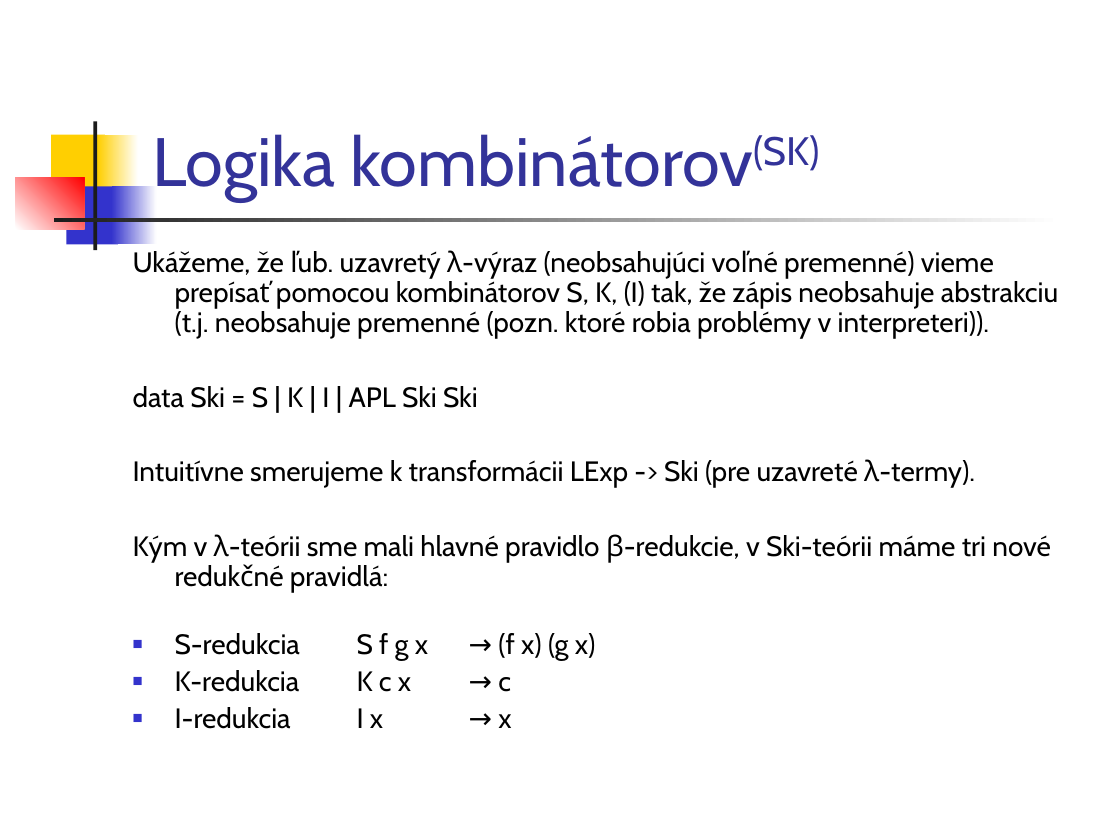
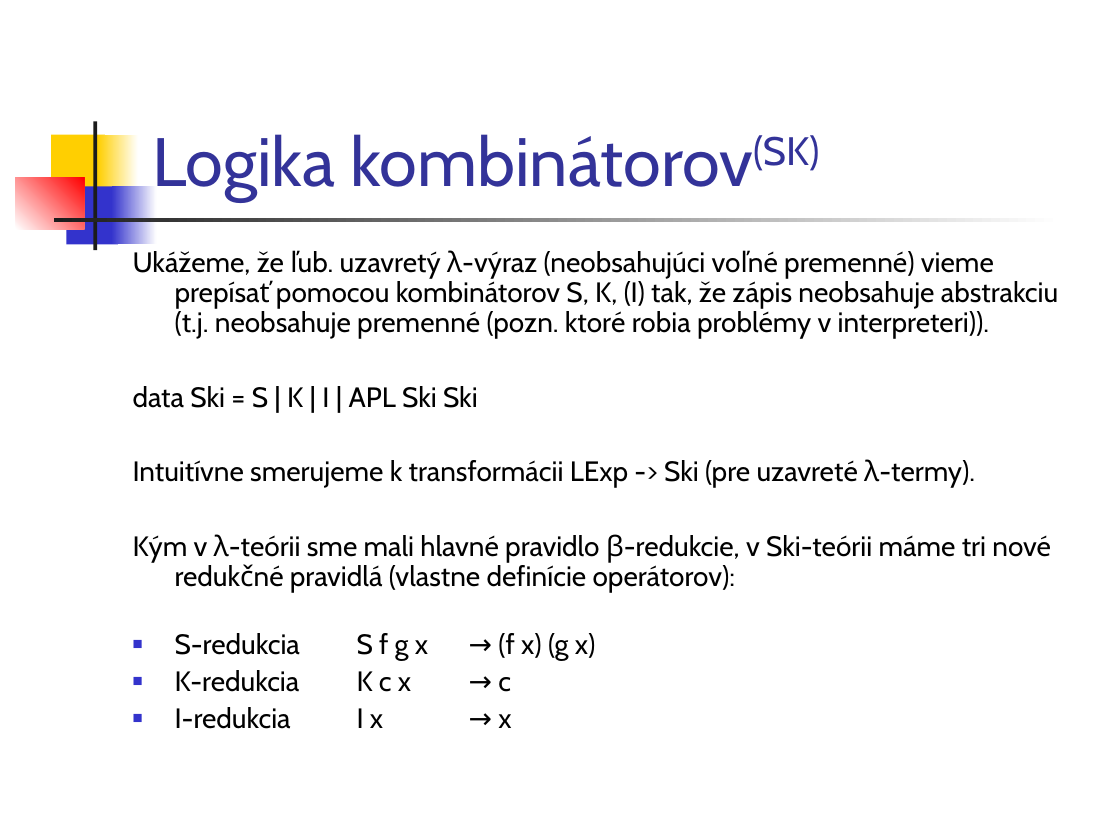
Before and after one commit to Funkcionalne/Prednasky, a slide deck: slide 2 of 07/07_fpro.ppt. Drawn at 1120x840 pixels with LibreOffice and Linux fonts; fonts in the diff are those of the drawing. Boxes give left, top, right and bottom in pixels: in the first picture for what was removed or moved away, otherwise in the second. Text is boxed around its words. In the diff, an @@ line names an element or a change of style, - is before the commit and + after.

```diff
--- a/07/07_fpro.ppt
+++ b/07/07_fpro.ppt
@@ text at [133,534,1051,593]: text changed @@
-Kým v λ-teórii sme mali hlavné pravidlo β-redukcie, v Ski-teórii máme tri nové redukčné pravidlá:
+Kým v λ-teórii sme mali hlavné pravidlo β-redukcie, v Ski-teórii máme tri nové redukčné pravidlá (vlastne definície operátorov):
```
Also in this commit, not shown: 2 other slides changed, 3 other files.
